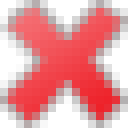
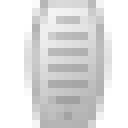
Layer changes from the first 128px x 128px image to the second:
hid "no", opacity 100% → 50% over left=0, top=0, right=128, bottom=128
added group "Scroll" with 2 layers above "out" over left=32, top=0, right=104, bottom=128
added layer "Shape 7" (32%) in group "Scroll" over left=40, top=16, right=96, bottom=120
added layer "Color Fill 1" in group "Scroll" over left=32, top=0, right=104, bottom=128
